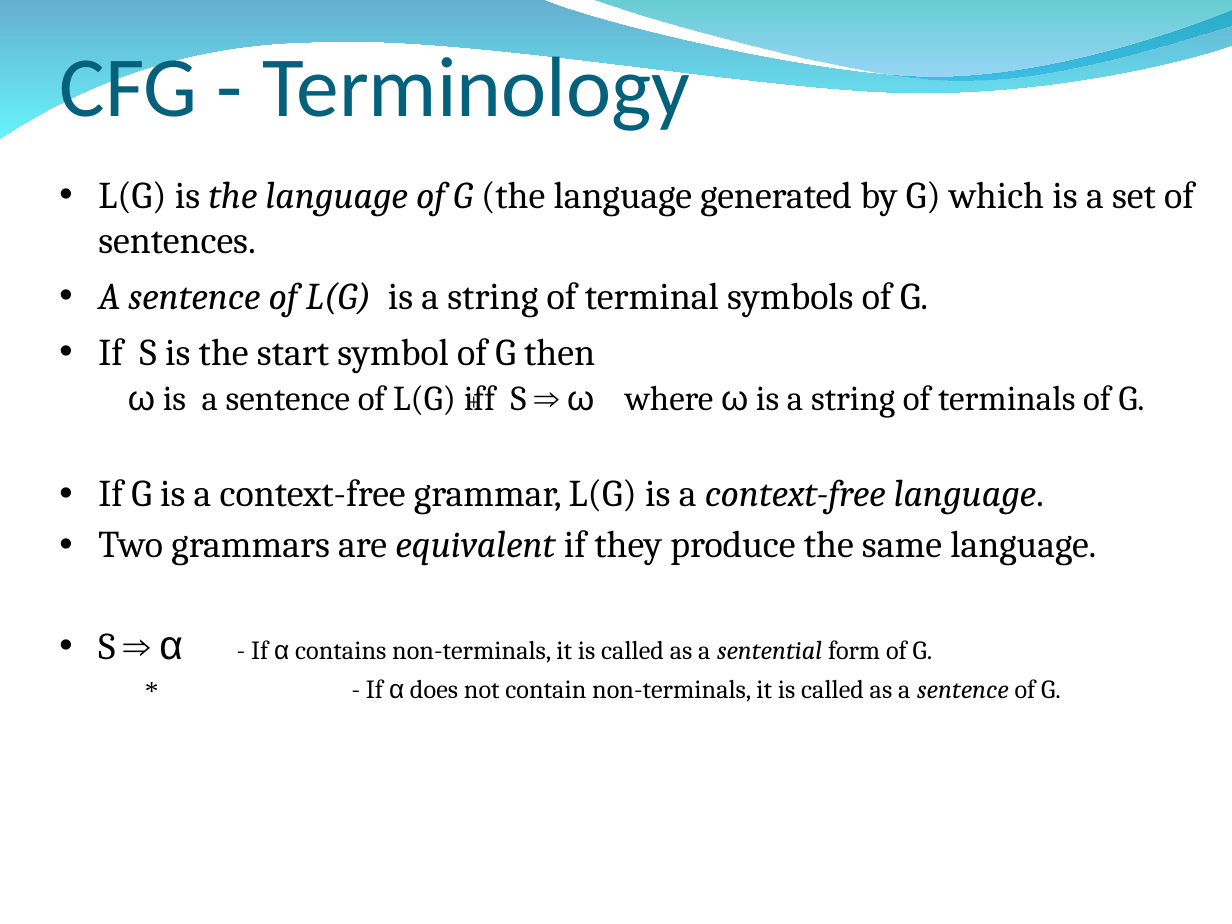
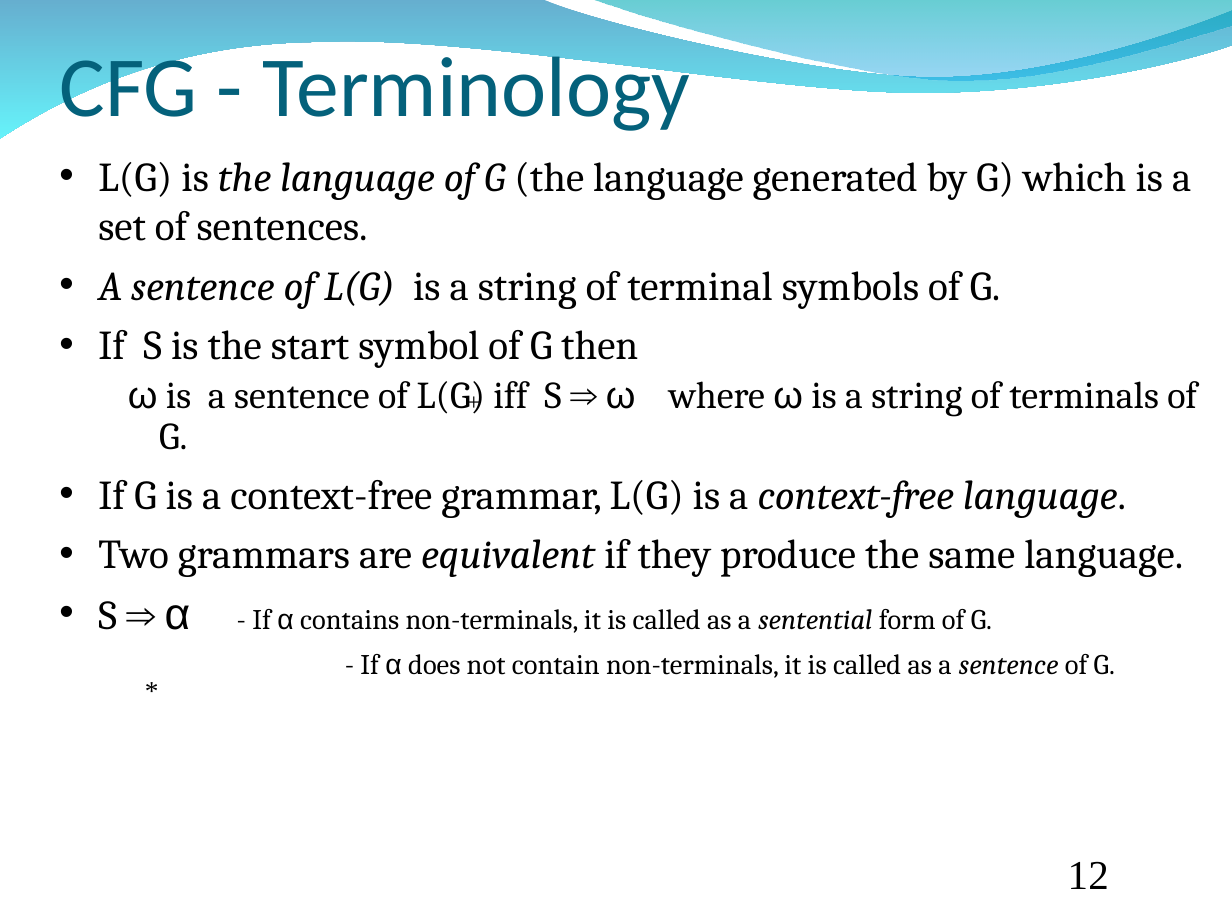
Before and after one commit to GeneralNitin/S6, a slide deck: slide 12 of 02. Compiler Design/PPTs/Module 2.ppt. Drawn at 1232x924 pixels with LibreOffice and Linux fonts; fonts in the diff are those of the drawing; background and template pictures are left out. Boxes give left, top, right and bottom in pixels: in the first picture for what was removed or moved away, otherwise in the second. Text is boxed around its words. In the diff, an @@ line names an element or a change of style, - is before the commit and + after.

```diff
--- a/02. Compiler Design/PPTs/Module 2.ppt
+++ b/02. Compiler Design/PPTs/Module 2.ppt
@@ text "L(G) is the language of ...": place and size @@
-text "L(G) is the language of ..." at box(98, 181, 1194, 702)
+text "L(G) is the language of ..." at box(98, 162, 1197, 678)
@@ text "L(G) is the language of ..." at box(98, 162, 1197, 678): size 22.1 to 24.1 pt in "L(G) is the language of G (the ...", "A sentence of L(G) is a string ...", "If S is the start symbol of ...", "If G is a context-free grammar, L(G) ..." and 2 more places; size 20.4 to 22.2 pt in "ω is a sentence of L(G) iff ..."; size 23.8 to 25.9 pt in "α"; size 15.3 to 16.6 pt in "- If α contains non-terminals, it is ...", "- If α does not contain non-terminals, ..."; line spacing 0.9 to 1; indent changed @@
@@ page number at box(1068, 861, 1109, 889): text colour #FFFFFF to #000000 @@
```
Also in this commit, not shown: 37 other slides changed, 1 slide removed, 33 other files.
